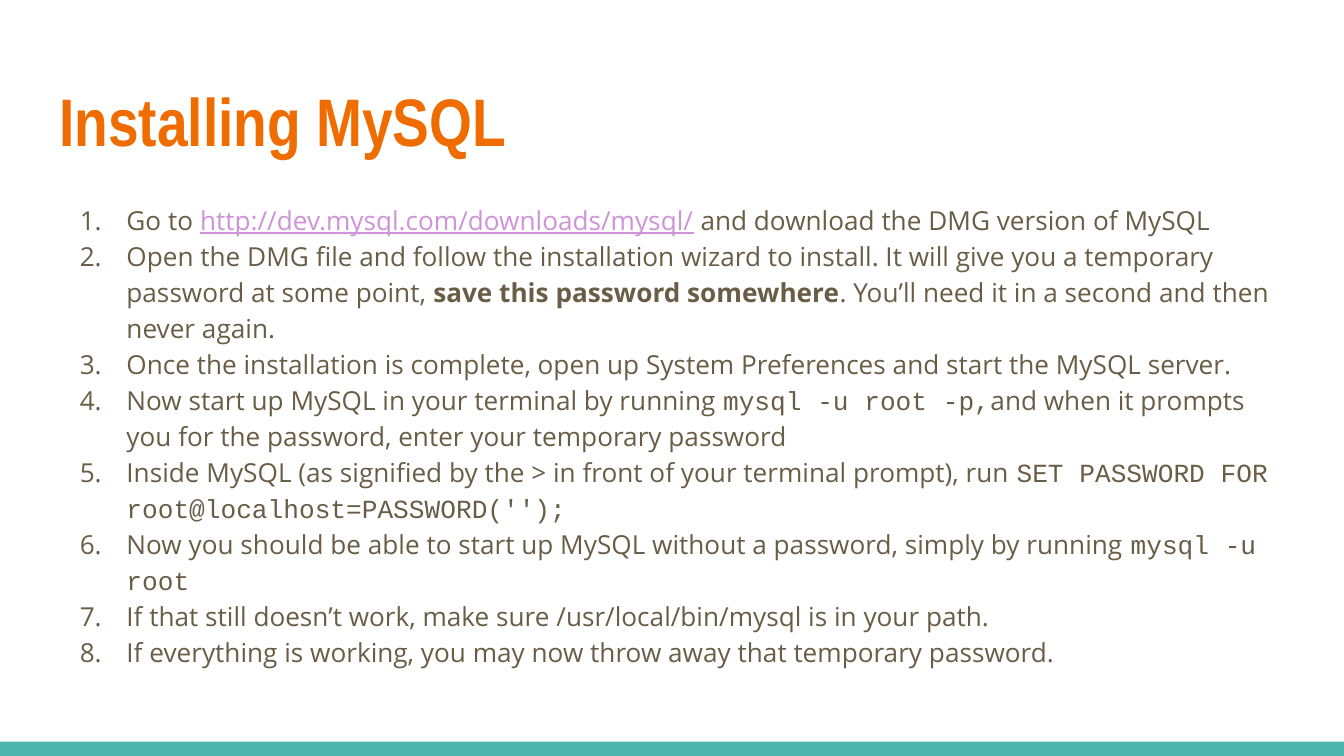
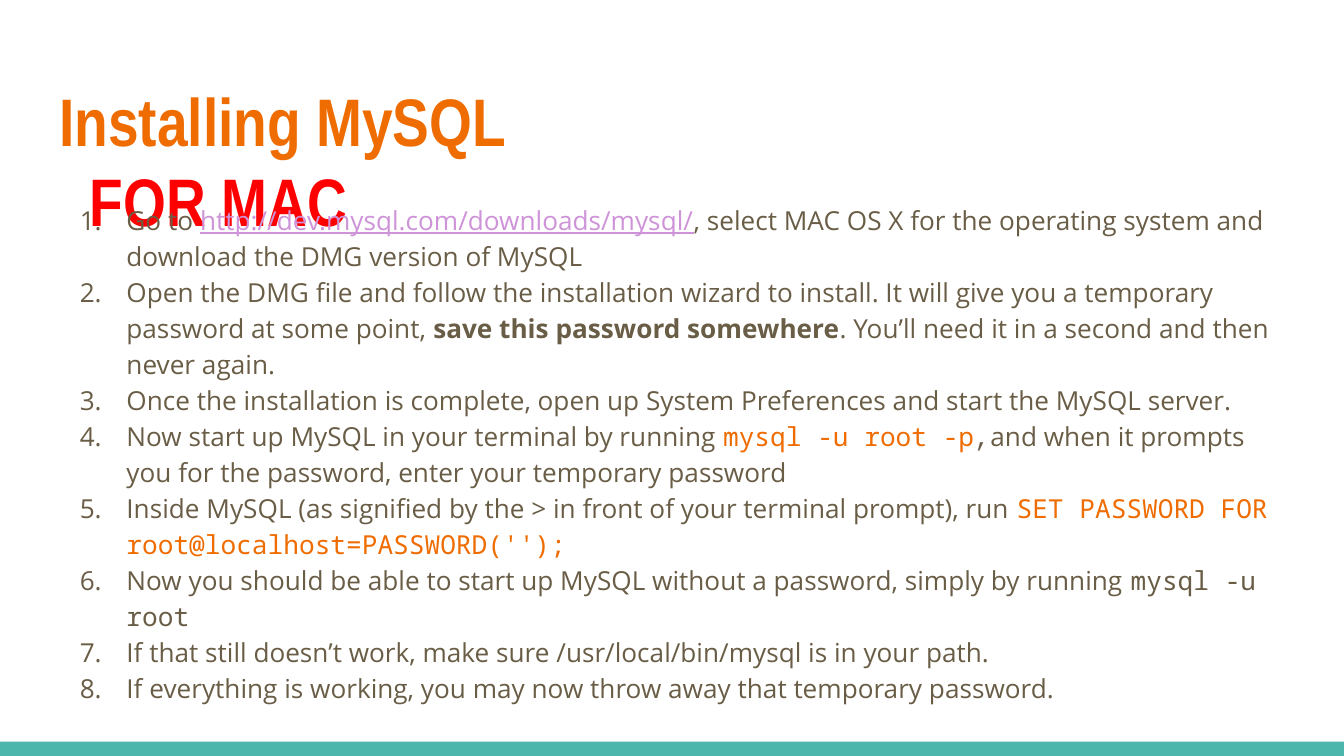
Before and after one commit to linkedin/high-school-trainee, a slide deck: slide 7 of Week_5/Lectures/5.1_MySQL.pptx (slide 4 before the commit). Drawn at 1344x756 pixels with LibreOffice and Linux fonts; fonts in the diff are those of the drawing. Boxes give left, top, right and bottom in pixels: in the first picture for what was removed or moved away, otherwise in the second. Text is boxed around its words. In the diff, an @@ line names an element or a change of style, - is before the commit and + after.

```diff
--- a/Week_5/Lectures/5.1_MySQL.pptx
+++ b/Week_5/Lectures/5.1_MySQL.pptx
@@ title at [59,97,506,236]: text changed @@
-Installing MySQL
+Installing MySQL FOR MAC
@@ text at [126,205,1264,273]: text changed; text colour #CE93D8 to #695D46 @@
-1. Go to http://dev.mysql.com/downloads/mysql/ and download the DMG version of MySQL
+1. Go to http://dev.mysql.com/downloads/mysql/, select MAC OS X for the operating system and download the DMG version of MySQL
@@ text at [126,426,1268,627]: font Courier New to Noto Sans Mono in "mysql -u root -p,and", "SET PASSWORD FOR root@localhost=PASSWORD('');", "mysql -u root"; text colour #695D46 to #EF6C00 in "mysql -u root -p,and", "SET PASSWORD FOR root@localhost=PASSWORD('');" @@
```
Also in this commit, not shown: 1 other slide changed, 3 slides added, 5 other files.
